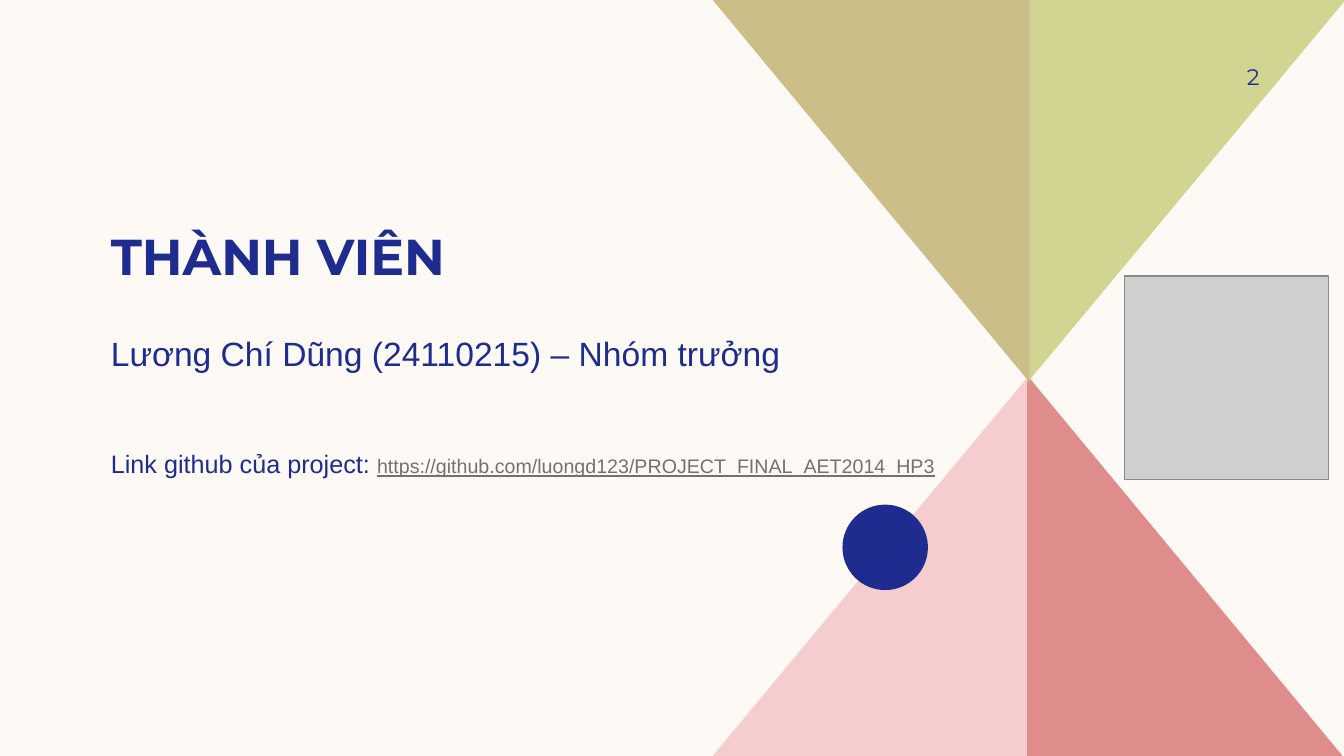
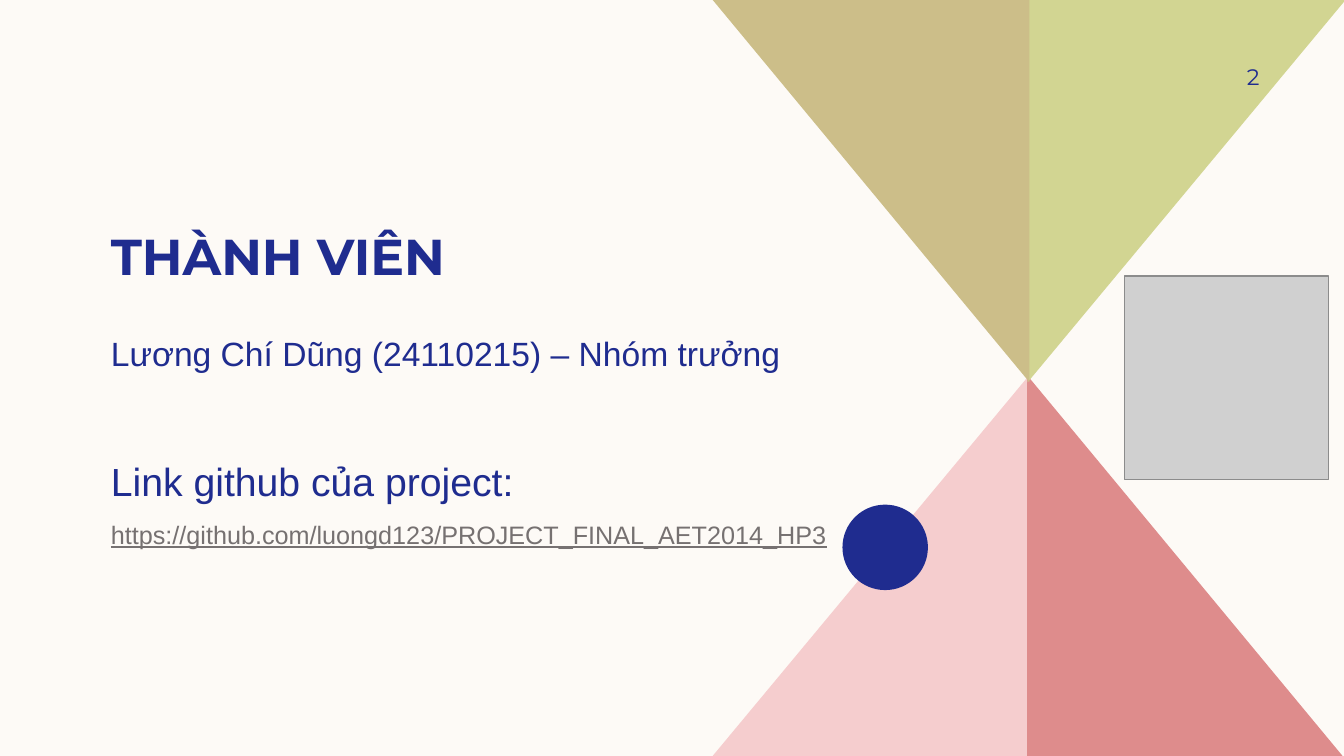
Before and after one commit to luongjuan123/PROJECT_FINAL_AET2014_HP3, a slide deck: slide 2 of ĐỀ 01.pptx. Drawn at 1344x756 pixels with LibreOffice and Linux fonts; fonts in the diff are those of the drawing; grey boxes stand for pictures. Boxes give left, top, right and bottom in pixels: in the first picture for what was removed or moved away, otherwise in the second. Text is boxed around its words. In the diff, an @@ line names an element or a change of style, - is before the commit and + after.

```diff
--- a/ĐỀ 01.pptx
+++ b/ĐỀ 01.pptx
@@ text "Lương Chí Dũng (24110215) – ..." at (x1=111, y1=340, x2=826, y2=549): size 18 to 28 pt in "Link github của project:"; size 14 to 18 pt in "https://github.com/luongd123/PROJECT_FINAL_AET2014_HP3" @@
```
